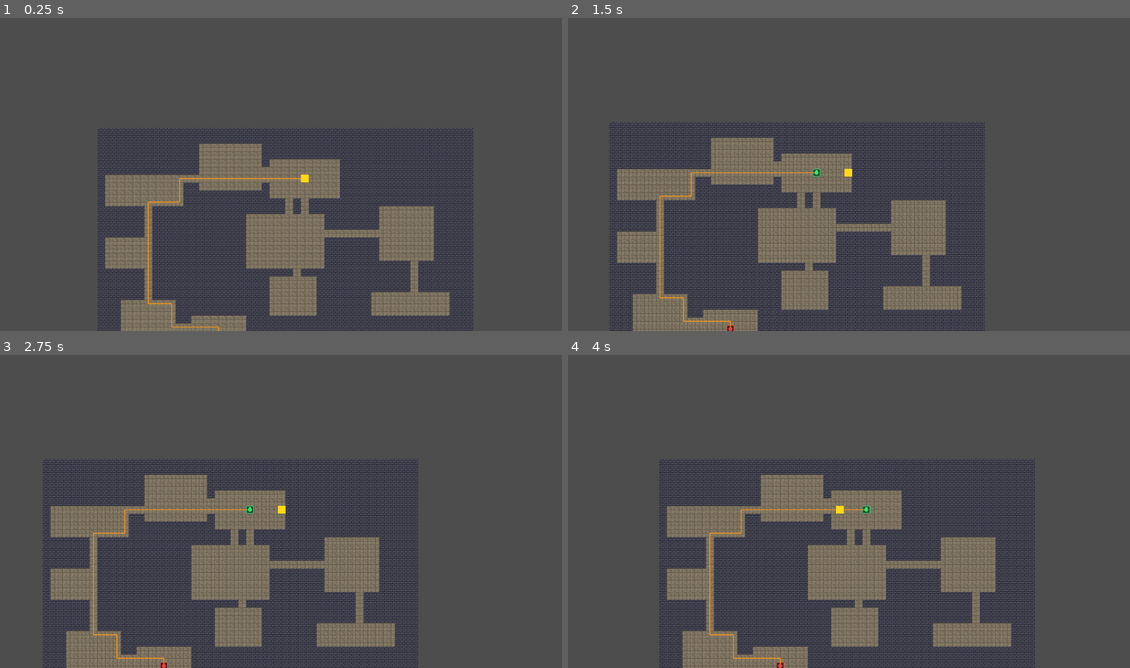
Above: before the commit, frames 1-4 (two rows, left to right).
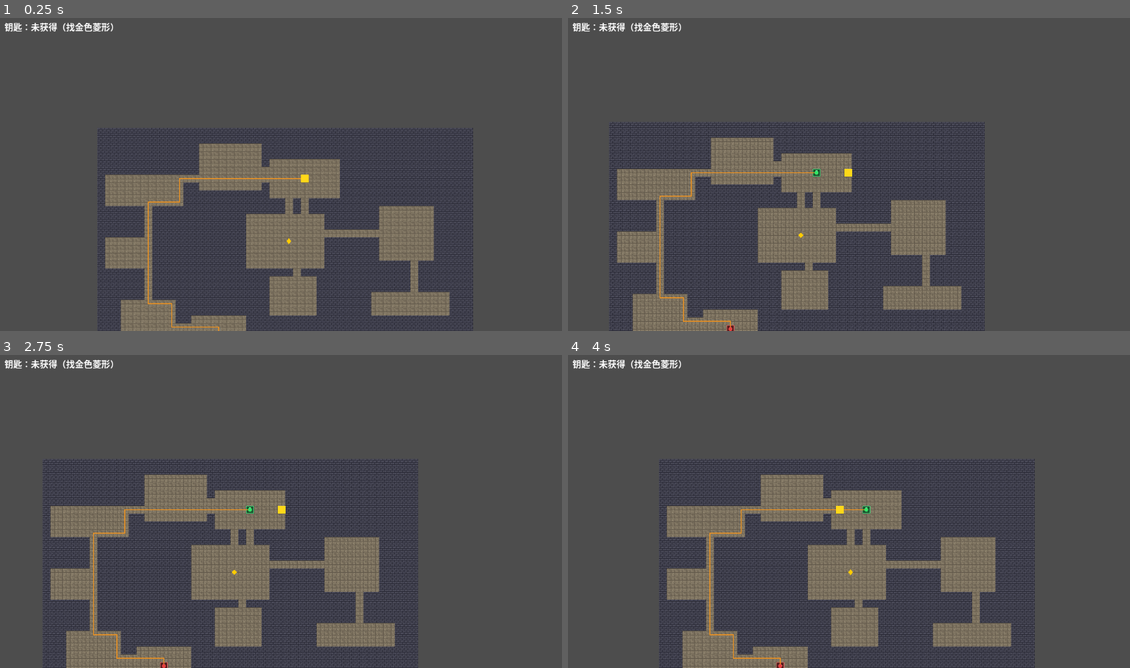
Above: after the commit, the same moments.

Repository: longray/godot_learn
Game: Godot game, scene res://lessons/lesson03_playable/lesson03.tscn
The game is run twice, just before and just after one commit, with the same random seed, the same clock (stepped at 60 frames per second) and the same inputs.
Inputs (mouse positions are in pixels of both pictures, inside the frame that each line leads up to):
- Up to frame 1 (0.25 s): no input
- Up to frame 2 (1.5 s): tap Enter at 0.5 s; move the mouse to (972, 155) at 0.52 s; hold D (move_right) 0.53-1.25 s; tap R at 0.6 s; click (972, 155) at 0.67 s; drag from (736, 187) to (730, 327) at 1.27 s
- Up to frame 3 (2.75 s): tap Space at 2 s; move the mouse to (337, 439) at 2.02 s; hold D (move_right) from 2.03 s (still down); tap R at 2.1 s
- Up to frame 4 (4 s): release D (move_right) at 2.75 s; drag from (820, 574) to (680, 461) at 2.77 s; tap Enter at 3.5 s; move the mouse to (1017, 558) at 3.52 s; hold A (move_left) from 3.53 s (still down); tap R at 3.6 s

The runs differ from the first frame. In frame 1, 0.3% of the frame differs, in the area x 0-52%, y 1-73%; in frame 2, 0.3%; in frame 3, 0.3%; in frame 4, 0.3%, in the area x 0-51%, y 1-71%.

Commit message:
feat: 作业4——钥匙门（RPG 任务结构雏形）
- 钥匙放非入口/出口房间（强制绕支路）；Area2D+金色菱形，拾取后隐藏
- 出口门控：无钥匙拒绝+HUD 提示；有钥匙 call_deferred 换层
- HUD：CanvasLayer+Label 显示钥匙状态（未获得/已解锁/被锁提示，带颜色）
- generate() 末尾重置 has_key+重放钥匙（RNG 锚点不受影响：放最后才消耗随机数）
- 修复两处：PackedVector2Array 无 Vector2 列表构造（改数组字面量）；
  物理回调中改 monitoring 必须 set_deferred（Godot 物理保护）
- 无头三幕测试：拒绝✓ 拾取✓ 持钥匙换层重置✓ 零报错

Diff:
--- a/2d_rpg_dungeon/lessons/lesson03_playable/dungeon_playable.gd
+++ b/2d_rpg_dungeon/lessons/lesson03_playable/dungeon_playable.gd
@@ -78,6 +78,13 @@
 
 var player_instance: CharacterBody2D
 var exit_area: Area2D
+
+# 作业 4：钥匙门状态
+var has_key := false
+var key_area: Area2D
+
+# HUD 引用（场景里的 CanvasLayer > Label）
+@onready var key_label: Label = $HUD/KeyLabel
 
 
 func _ready() -> void:
@@ -121,6 +128,11 @@
 	# 作业 3：把最终的入口→出口路径交给覆盖层绘制（修复后的最新路径）
 	if path_overlay:
 		path_overlay.set_path(astar_grid.get_id_path(entrance_cell, exit_cell), cell_size)
+
+	# 作业 4：每层重新放钥匙 + 重置钥匙状态（放最后，避免影响既有 RNG 锚点）
+	has_key = false
+	_update_or_spawn_key()
+	_update_hud()
 
 	if debug_print_path:
 		print("入口：", entrance_cell, "  出口：", exit_cell)
@@ -537,9 +549,108 @@
 
 func _on_exit_body_entered(body: Node2D) -> void:
 	if body.is_in_group("player"):
+		# 作业 4：门控——没钥匙进不了出口
+		if not has_key:
+			print("出口被锁住了，需要钥匙！")
+			_update_hud(true)
+			return
+
 		print("玩家到达出口，重新生成地牢。")
 		# 物理回调中不能直接改场景树，延迟到帧末安全执行
 		call_deferred("generate")
+
+
+# =========================
+# 钥匙（作业 4）
+# =========================
+
+func _update_or_spawn_key() -> void:
+	if tile_layer == null:
+		return
+
+	# 删旧钥匙（remove_child 先解除树，防同帧匿名坑）
+	if key_area != null and is_instance_valid(key_area):
+		tile_layer.remove_child(key_area)
+		key_area.queue_free()
+
+	var key_cell := _pick_key_cell()
+
+	key_area = Area2D.new()
+	key_area.name = "KeyArea"
+	key_area.monitoring = true
+
+	var collision := CollisionShape2D.new()
+	var circle := CircleShape2D.new()
+	circle.radius = cell_size * 0.45
+	collision.shape = circle
+	key_area.add_child(collision)
+
+	# 金色菱形可视化（比玩家小一号）
+	var visual := Polygon2D.new()
+	var diamond: PackedVector2Array = [
+		Vector2(0, -6), Vector2(5, 0), Vector2(0, 6), Vector2(-5, 0)
+	]
+	visual.polygon = diamond
+	visual.color = Color(1.0, 0.8, 0.0)
+	key_area.add_child(visual)
+
+	key_area.body_entered.connect(_on_key_body_entered)
+
+	tile_layer.add_child(key_area)
+	key_area.position = _cell_to_center_local(key_cell)
+
+
+func _pick_key_cell() -> Vector2i:
+	# 钥匙优先放「既非入口也非出口」的房间 → 强制玩家绕支路探索
+	if rooms.is_empty():
+		return entrance_cell
+
+	# 找出口所在房间
+	var exit_room_idx := -1
+	for i in rooms.size():
+		if _room_center(rooms[i]) == exit_cell:
+			exit_room_idx = i
+			break
+
+	# 候选：非入口(0)、非出口的房间
+	var candidates: Array = []
+	for i in range(1, rooms.size()):
+		if i != exit_room_idx:
+			candidates.append(i)
+
+	if candidates.is_empty():
+		# 只有入口+出口两个房间：钥匙放出口房间内（避开出口格）
+		if exit_room_idx >= 0:
+			return _pick_random_floor_cell_in_room(rooms[exit_room_idx], exit_cell)
+		return _pick_random_floor_cell_in_room(rooms[0], entrance_cell)
+
+	var room_idx: int = candidates[rng.randi_range(0, candidates.size() - 1)]
+	return _room_center(rooms[room_idx])
+
+
+func _on_key_body_entered(body: Node2D) -> void:
+	if body.is_in_group("player") and not has_key:
+		has_key = true
+		print("获得钥匙！出口已解锁。")
+		# 拾取后钥匙消失；monitoring 属物理状态，物理回调中必须 set_deferred
+		key_area.set_deferred("monitoring", false)
+		key_area.visible = false
+		_update_hud()
+
+
+func _update_hud(locked_hint: bool = false) -> void:
+	if key_label == null:
+		return
+
+	if has_key:
+		key_label.text = "钥匙：已获得 ✓ 出口已解锁"
+		key_label.add_theme_color_override("font_color", Color(0.5, 1.0, 0.6))
+	elif locked_hint:
+		key_label.text = "出口被锁住了！去寻找金色钥匙…"
+		key_label.add_theme_color_override("font_color", Color(1.0, 0.5, 0.4))
+	else:
+		key_label.text = "钥匙：未获得（找金色菱形）"
+		key_label.add_theme_color_override("font_color", Color(1.0, 1.0, 1.0))
 
 
 # =========================
--- a/2d_rpg_dungeon/lessons/lesson03_playable/lesson03.tscn
+++ b/2d_rpg_dungeon/lessons/lesson03_playable/lesson03.tscn
@@ -1,4 +1,5 @@
 [gd_scene load_steps=5 format=3]
+
 
 [ext_resource type="Script" path="res://lessons/lesson03_playable/dungeon_playable.gd" id="1_main"]
 [ext_resource type="TileSet" path="res://assets/tiles/dungeon_tiles.tres" id="2_tiles"]
@@ -16,3 +17,13 @@
 
 [node name="PathOverlay" type="Node2D" parent="."]
 script = ExtResource("4_overlay")
+
+[node name="HUD" type="CanvasLayer" parent="."]
+
+[node name="KeyLabel" type="Label" parent="HUD"]
+offset_left = 12.0
+offset_top = 12.0
+offset_right = 500.0
+offset_bottom = 44.0
+theme_override_font_sizes/font_size = 18
+text = "钥匙：未获得"
